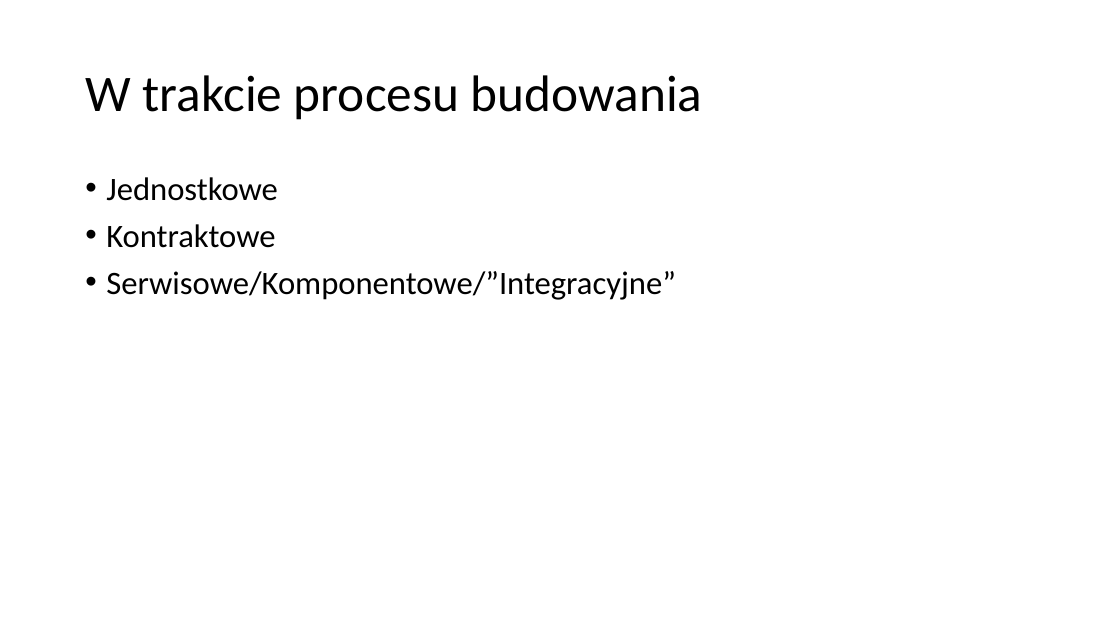
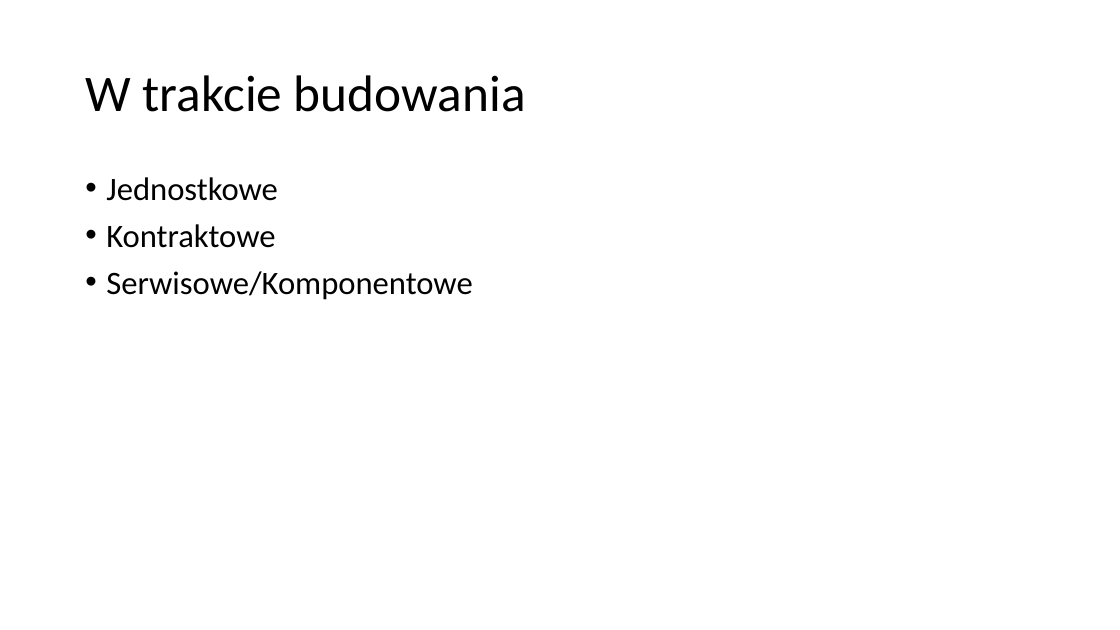
Before and after one commit to plitwinski/automated-tests-presentation, a slide deck: slide 5 of presentation/polish/Automatycznie testowalne aplikacje w srodowisku rozproszonym.pptx (slide 9 before the commit). Drawn at 1120x630 pixels with LibreOffice and Linux fonts; fonts in the diff are those of the drawing. Boxes give left, top, right and bottom in pixels: in the first picture for what was removed or moved away, otherwise in the second. Text is boxed around its words. In the diff, an @@ line names an element or a change of style, - is before the commit and + after.

Commit message:
Fix typos

```diff
--- a/presentation/polish/Automatycznie testowalne aplikacje w srodowisku rozproszonym.pptx
+++ b/presentation/polish/Automatycznie testowalne aplikacje w srodowisku rozproszonym.pptx
@@ title at (85,75,526,112): text changed @@
-W trakcie procesu budowania
+W trakcie budowania
@@ text at (106,271,472,300): text changed @@
-• Serwisowe/Komponentowe/”Integracyjne”
+• Serwisowe/Komponentowe
```
Also in this commit, not shown: 11 other slides changed, 1 slide added.
